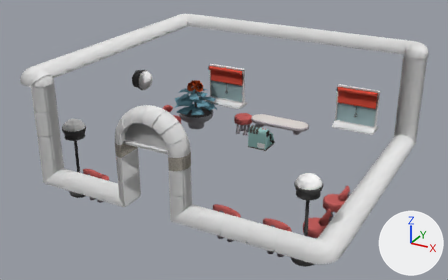
Two versions of the glTF model www/models/iso_scenes/8.glb, one commit apart.
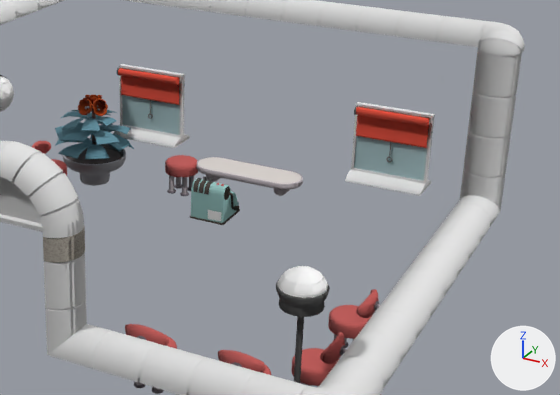
Old and new are each drawn whole from a camera (50 mm lens) standing at (17.79, -26.71, 14.43) and looking at (6.19, -5.61, 3.89) and again close up on the part from 32% to 100% of the width and 10% to 87% of the height. The axes (+X, +Y, +Z) are drawn at lower right. The lights are the same throughout. Where no turn or scale is listed for an object, it has been applied to the vertices. Vertices at the same position are counted once.

In view in the first close-up: 'colored', 'textured_16398141', 'textured_35e3ba26'.
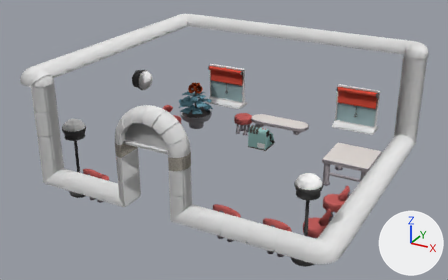
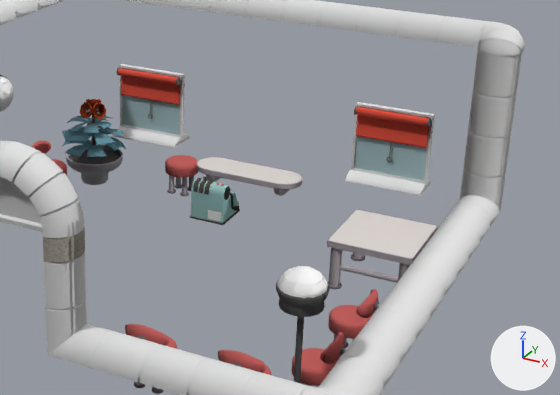
What differs and where, as boxes [x1, y1, x2, y2] in the close-ups (560 x 395 px; the box of a moved part takes in the faces that stretch with it):
'colored', reshaped: before [0, 64, 435, 394]; after [0, 64, 437, 394]
part 1 of me_mesh_0, added: after [398, 263, 410, 281]
part 2 of me_mesh_0, added: after [328, 248, 343, 287]
part 3 of me_mesh_0, added: after [353, 253, 364, 259]
part 4 of me_mesh_0, added: after [351, 254, 365, 261]
part 5 of me_mesh_0, moved or reshaped: before [58, 143, 94, 158]; after [65, 144, 92, 157]
part 6 of me_mesh_0, moved or reshaped: before [93, 130, 120, 145]; after [93, 133, 115, 145]
part 7 of me_mesh_0, moved or reshaped: before [60, 130, 96, 141]; after [67, 133, 96, 142]
part 8 of me_mesh_0, moved or reshaped: before [55, 125, 94, 141]; after [62, 129, 94, 142]
part 9 of me_mesh_0, moved or reshaped: before [81, 119, 100, 131]; after [83, 123, 99, 133]
part 10 of me_mesh_0, moved or reshaped: before [62, 117, 92, 130]; after [68, 121, 91, 132]
part 11 of me_mesh_0, moved or reshaped: before [95, 117, 117, 126]; after [95, 121, 112, 129]
part 12 of me_mesh_0, moved or reshaped: before [61, 111, 90, 120]; after [67, 117, 90, 124]
part 13 of me_mesh_0, moved or reshaped: before [71, 110, 92, 119]; after [76, 116, 92, 123]
part 14 of me_mesh_0, moved or reshaped: before [96, 110, 117, 119]; after [95, 116, 111, 123]
part 15 of me_mesh_0, moved or reshaped: before [100, 125, 130, 135]; after [99, 129, 124, 137]
part 16 of me_mesh_0, added: after [92, 107, 96, 145]
part 17 of me_mesh_0, rebuilt (9% narrower): before [63, 144, 126, 186]; after [66, 145, 123, 185]
part 18 of me_mesh_0, moved or reshaped: before [55, 94, 134, 159]; after [62, 99, 126, 157]
part 19 of me_mesh_0, moved or reshaped: [196, 157, 222, 182] in both
part 20 of me_mesh_0, moved or reshaped: [274, 171, 303, 196] in both
part 21 of me_mesh_0, added: after [327, 210, 437, 283]

Patch to the scene script:
```diff
--- a/www/models/iso_scenes/8.glb.py
+++ b/www/models/iso_scenes/8.glb.py
@@ me_mesh_0 @@
-me_mesh_0.from_pydata(...)  # 11323 vertices, 20964 faces; spans x 0.84..12.16, y -10.16..0.99, z 2.0..5.94
+me_mesh_0.from_pydata(...)  # 11739 vertices, 21624 faces; spans x 0.84..12.16, y -10.16..0.99, z 2.0..5.94
+# me_mesh_0 part 1: the loose piece of 24 vertices spanning x 11.23..11.37, y -6.37..-6.23, z 2.05..2.65 is copied, and the copy is scaled about its middle by (-1.88, -1.88, 1.65), then moved by (0.51, 2.47, 0.2); it spans x 11.67..11.94, y -3.96..-3.69, z 2.05..3.04
+# me_mesh_0 part 2: the loose piece of 24 vertices spanning x 11.23..11.37, y -6.77..-6.63, z 2.05..2.65 is copied, and the copy is scaled about its middle by (1.88, 1.88, 1.65), then moved by (-1.11, 2.87, 0.2); it spans x 10.06..10.33, y -3.96..-3.69, z 2.05..3.04
+# me_mesh_0 part 3: the loose piece of 24 vertices spanning x 11.23..11.37, y -6.37..-6.23, z 2.05..2.65 is copied, and the copy is scaled about its middle by (1.88, 1.88, 1.65), then moved by (-1.11, 4.13, 0.2); it spans x 10.06..10.33, y -2.31..-2.04, z 2.05..3.04
+# me_mesh_0 part 4: a new loose piece, a 12-sided cylinder along z spanning x 10.017..10.369, y -2.348..-1.995, z 2.0..2.047, in mat_material_0
+# me_mesh_0 part 5: the loose piece of 80 vertices spanning x 1.57..2.22, y -2.24..-1.01, z 3.08..3.24 is scaled about its middle by (0.816, 0.816, 0.862), then moved by (0.02, 0.11, -0.04)
+# me_mesh_0 part 6: the loose piece of 80 vertices spanning x 1.99..3.13, y -2.02..-0.98, z 3.49..3.65 is scaled about its middle by (0.816, 0.816, 0.862), then moved by (-0.1, 0.09, -0.09)
+# me_mesh_0 part 7: the loose piece of 102 vertices spanning x 1.69..2.29, y -2.25..-1.02, z 3.5..3.68 is scaled about its middle by (0.816, 0.816, 0.862), then moved by (0.0, 0.12, -0.09)
+# me_mesh_0 part 8: the loose piece of 80 vertices spanning x 1.03..2.31, y -2.25..-1.01, z 3.49..3.65 is scaled about its middle by (0.816, 0.816, 0.862), then moved by (0.06, 0.11, -0.09)
+# me_mesh_0 part 9: the loose piece of 80 vertices spanning x 1.95..2.64, y -1.99..-1.0, z 3.82..3.94 is scaled about its middle by (0.816, 0.816, 0.862), then moved by (-0.05, 0.09, -0.13)
+# me_mesh_0 part 10: the loose piece of 80 vertices spanning x 1.5..2.01, y -1.92..-0.98, z 3.71..3.97 is scaled about its middle by (0.816, 0.816, 0.862), then moved by (0.05, 0.08, -0.13)
+# me_mesh_0 part 11: the loose piece of 80 vertices spanning x 2.02..2.66, y -1.36..-0.86, z 3.8..3.93 is scaled about its middle by (0.816, 0.816, 0.862), then moved by (-0.06, 0.02, -0.13)
+# me_mesh_0 part 12: the loose piece of 80 vertices spanning x 1.1..1.98, y -1.44..-0.93, z 3.74..3.93 is scaled about its middle by (0.816, 0.816, 0.862), then moved by (0.08, 0.03, -0.13)
+# me_mesh_0 part 13: the loose piece of 80 vertices spanning x 1.12..2.0, y -1.02..-0.36, z 3.71..3.95 is scaled about its middle by (0.816, 0.816, 0.862), then moved by (0.08, -0.06, -0.13)
+# me_mesh_0 part 14: the loose piece of 80 vertices spanning x 1.84..2.34, y -0.98..-0.18, z 3.81..3.93 is scaled about its middle by (0.816, 0.816, 0.862), then moved by (-0.02, -0.08, -0.13)
+# me_mesh_0 part 15: the loose piece of 80 vertices spanning x 2.02..3.02, y -1.07..-0.47, z 3.5..3.63 is scaled about its middle by (0.816, 0.816, 0.862), then moved by (-0.09, -0.04, -0.09)
+# me_mesh_0 part 16: a new loose piece, a 12-sided cylinder along z spanning x 1.953..2.047, y -1.047..-0.953, z 2.673..4.182, in mat_material_0
+# me_mesh_0 part 17: the loose piece of 449 vertices spanning x 1.11..2.89, y -1.89..-0.11, z 2.0..2.88 is rebuilt with 449 vertices and now spans x 1.2..2.8, y -1.8..-0.2, z 2.0..2.83
+# me_mesh_0 part 18: 19 vertices moved from x 1.9..2.48, y -1.16..-0.71, z 2.99..4.54 to x 1.91..2.48, y -1.15..-0.71, z 2.98..4.43; 1283 vertices removed from x 0.92..2.96, y -2.17..0.24, z 2.71..4.55; 1353 vertices added at x 1.11..2.78, y -1.96..0.01, z 2.87..4.42
+# me_mesh_0 part 19: 42 vertices moved from x 5.0..5.59, y -0.98..-0.01, z 2.5..3.0 to x 5.03..5.59, y -0.98..0.0, z 2.5..3.0; 14 vertices removed from x 5.02..5.59, y -0.9..-0.21, z 2.53..3.0; 66 vertices added at x 5.01..5.59, y -0.96..-0.08, z 2.51..3.0
+# me_mesh_0 part 20: 35 vertices moved from x 7.41..7.98, y -0.98..-0.01, z 2.5..3.0 to x 7.41..7.82, y -0.98..0.0, z 2.5..3.0; 21 vertices removed from x 7.41..8.0, y -0.98..-0.21, z 2.53..3.0; 73 vertices added at x 7.41..7.99, y -0.98..-0.08, z 2.51..3.0
+# me_mesh_0 part 21: 72 vertices added at x 10.01..11.99, y -4.01..-2.0, z 2.46..3.2
 me_mesh_0.materials.append(mat_material_0)
```
